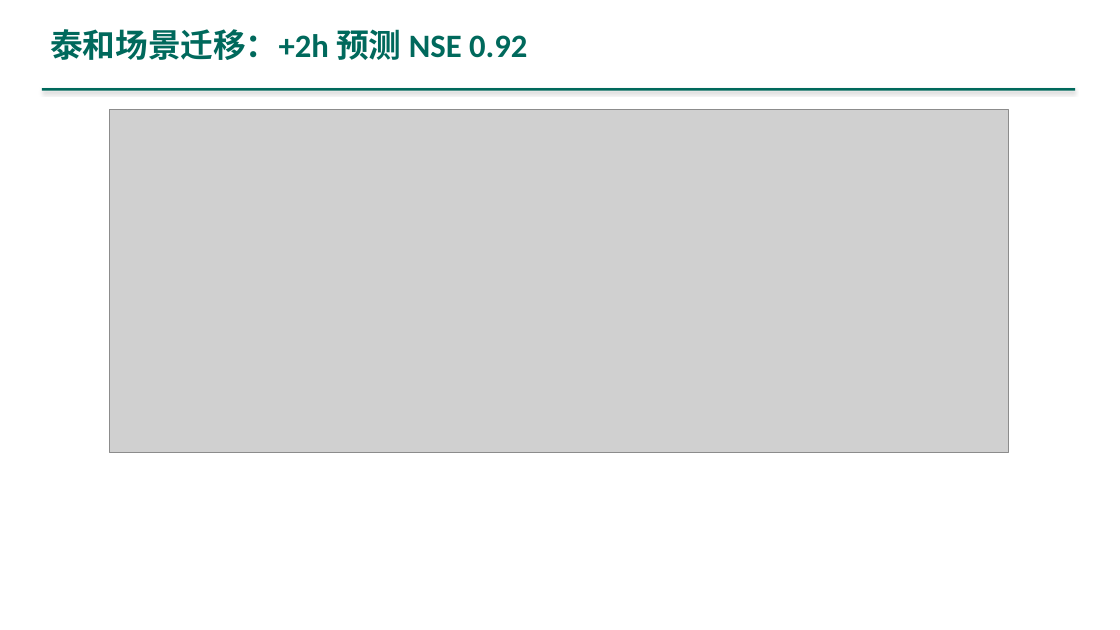
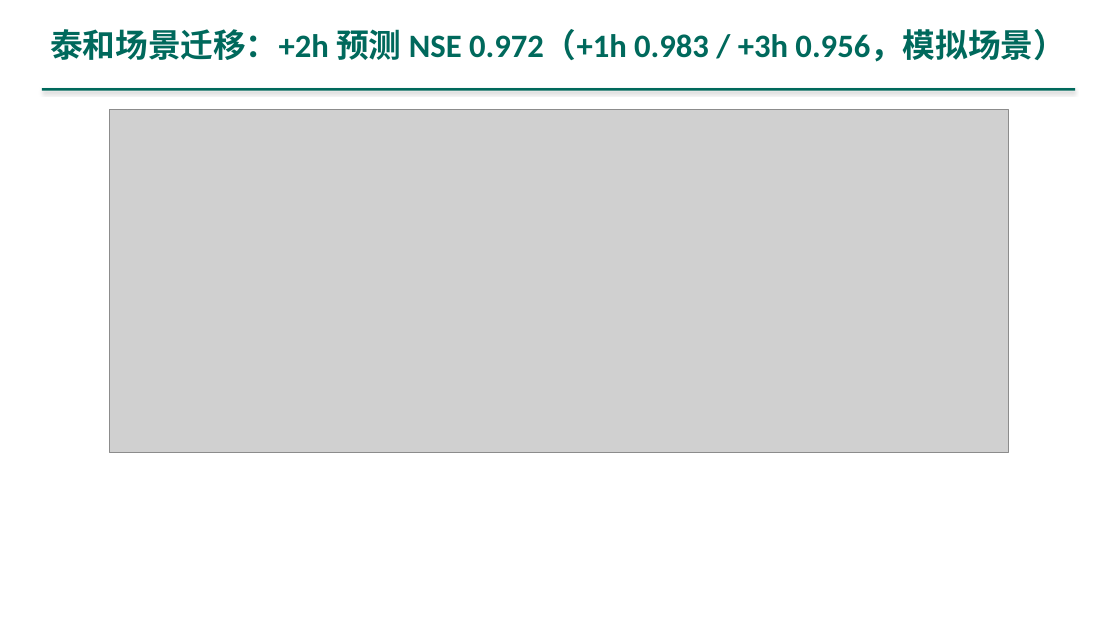
Before and after one commit to dao-genesis/meec8-topic7-showcase, a slide deck: slide 12 of downloads/演示PPT_主题七.pptx. Drawn at 1120x630 pixels with LibreOffice and Linux fonts; fonts in the diff are those of the drawing; grey boxes stand for pictures. Boxes give left, top, right and bottom in pixels: in the first picture for what was removed or moved away, otherwise in the second. Text is boxed around its words. In the diff, an @@ line names an element or a change of style, - is before the commit and + after.

```diff
--- a/downloads/演示PPT_主题七.pptx
+++ b/downloads/演示PPT_主题七.pptx
@@ text at <box>50,29,1066,62</box>: text changed @@
-泰和场景迁移：+2h 预测 NSE 0.92
+泰和场景迁移：+2h 预测 NSE 0.972（+1h 0.983 / +3h 0.956，模拟场景）
```
Also in this commit, not shown: 14 other slides changed, 2 slides added, 47 other files.
